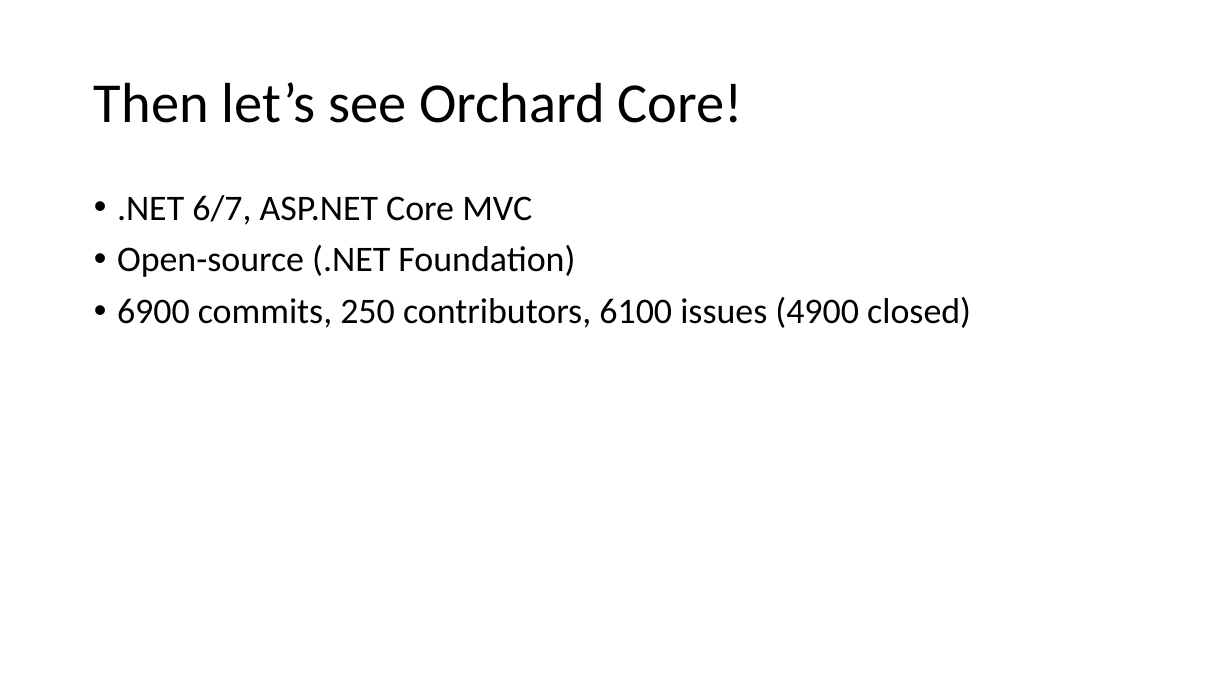
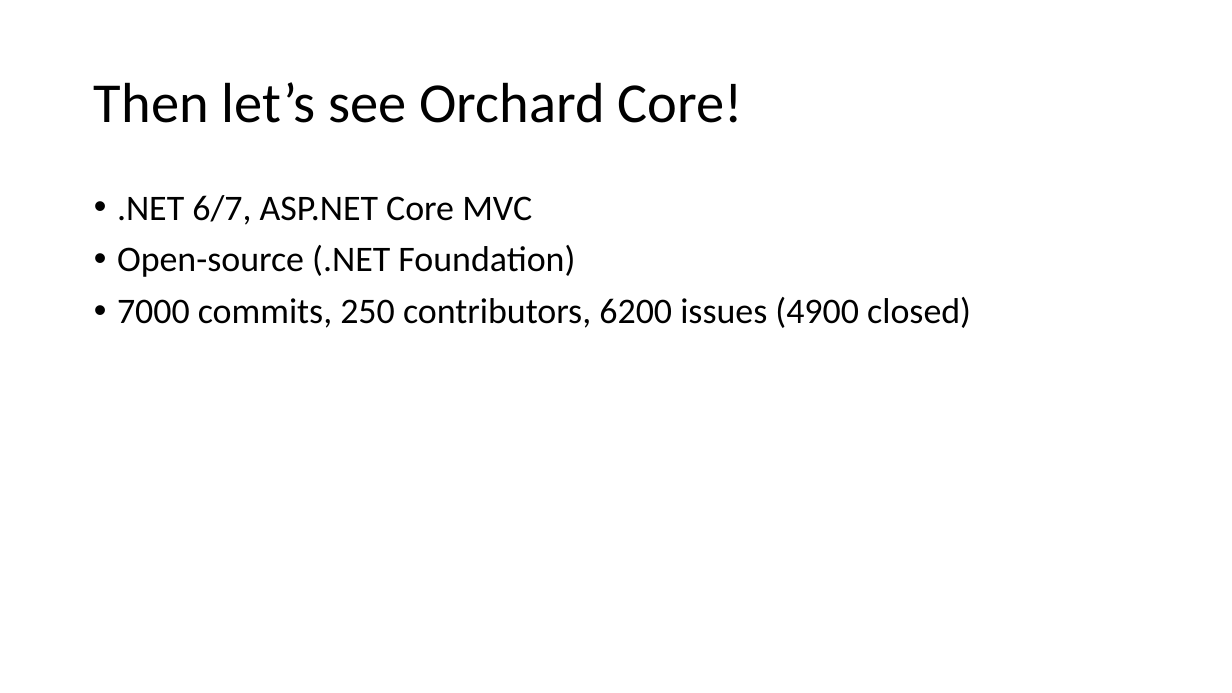
Before and after one commit to Lombiq/Orchard-Ambassadors-Toolbox, a slide deck: slide 4 of IntroductoryTalkTemplate/Showcasing Orchard Core CMS.pptx. Drawn at 1232x693 pixels with LibreOffice and Linux fonts; fonts in the diff are those of the drawing. Boxes give left, top, right and bottom in pixels: in the first picture for what was removed or moved away, otherwise in the second. Text is boxed around its words. In the diff, an @@ line names an element or a change of style, - is before the commit and + after.

Commit message:
Updating numbers in the PPT

```diff
--- a/IntroductoryTalkTemplate/Showcasing Orchard Core CMS.pptx
+++ b/IntroductoryTalkTemplate/Showcasing Orchard Core CMS.pptx
@@ text at [117,297,971,328]: text changed @@
-• 6900 commits, 250 contributors, 6100 issues (4900 closed)
+• 7000 commits, 250 contributors, 6200 issues (4900 closed)
```
